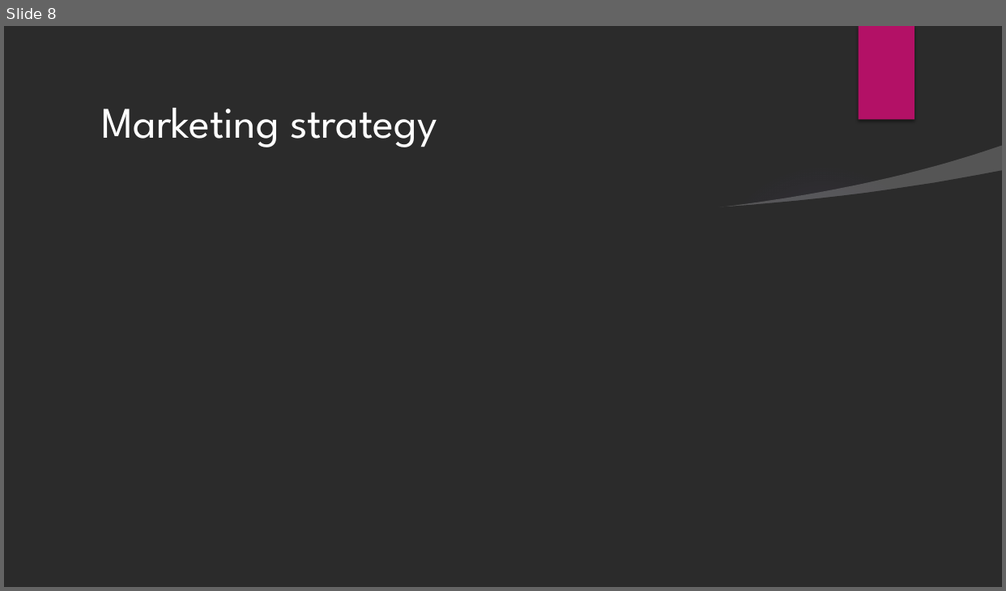
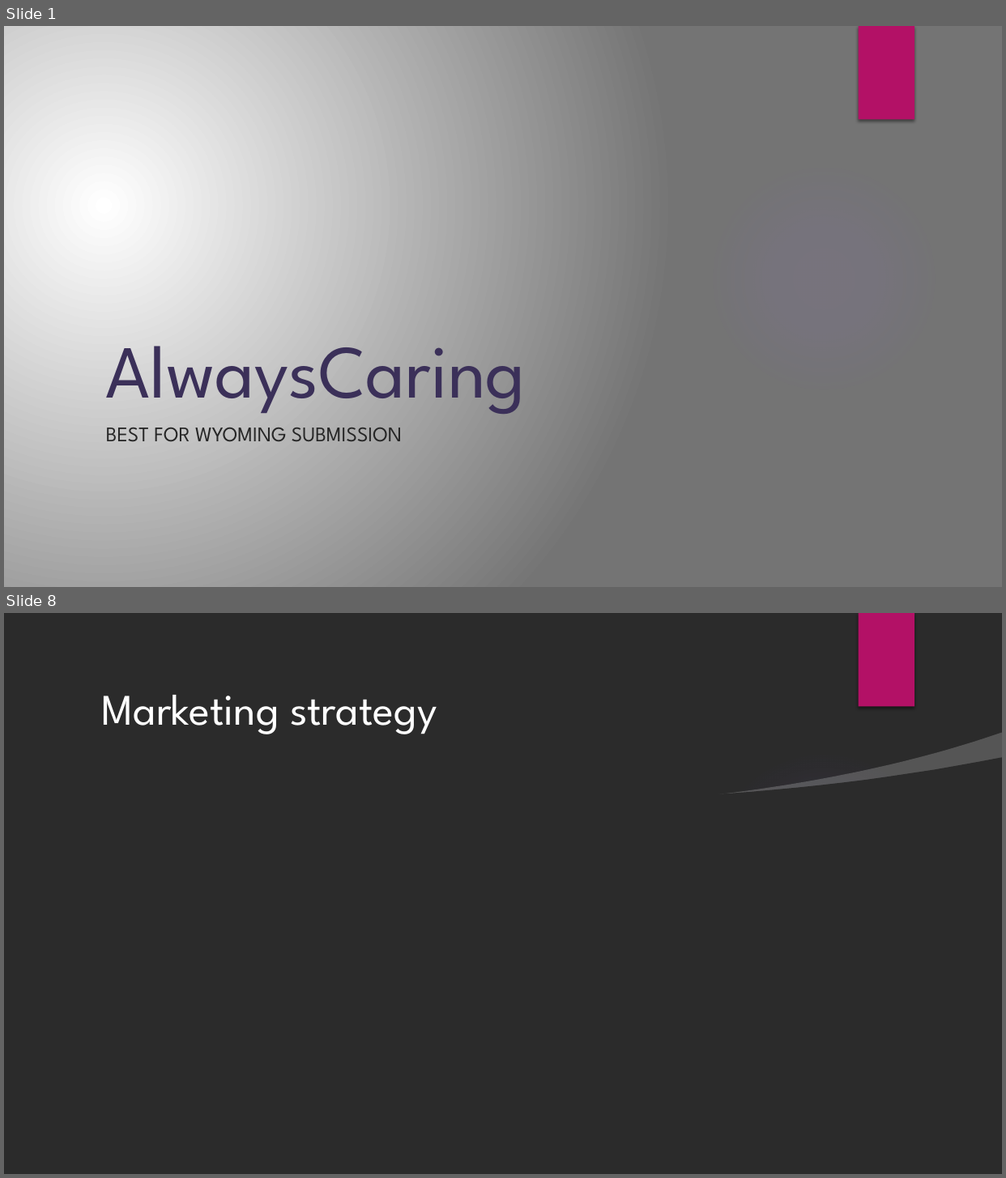
Before and after one commit to JSchuch2/AlwaysCaring, a slide deck: Presentation/AlwaysCaring.pptx. Shown one above the other, each under a label of ours: slide 8 before the commit, slides 1 and 8 after it; the slides between them are not shown. The pictures are 1006x591 and 1006x1178 pixels, drawn with LibreOffice and Linux fonts; fonts in the diff are those of the drawing; background and template pictures are left out; a plain dark background stands for a picture behind light text. Boxes give left, top, right and bottom in pixels: in the first picture for what was removed or moved away, otherwise in the second. Text is boxed around its words. In the diff, an @@ line names an element or a change of style, - is before the commit and + after.

```diff
--- a/Presentation/AlwaysCaring.pptx
+++ b/Presentation/AlwaysCaring.pptx
@@ slide 1 added at (4, 26, 1002, 587), background gradient #FFFFFF to #757575; not listed: 1 template element that a slide beside it also shows @@
@@ rectangle added at (859, 26, 914, 120), fill #B31166 @@
@@ title added at (106, 322, 526, 420), 72 pt, text #3B3059 @@
+AlwaysCaring
@@ subtitle added at (106, 428, 402, 442), 20 pt, text #262626 @@
+BEST FOR WYOMING SUBMISSION
```
Also in this commit, not shown: 4 slides changed, 4 other slides added, 5 slides removed.
